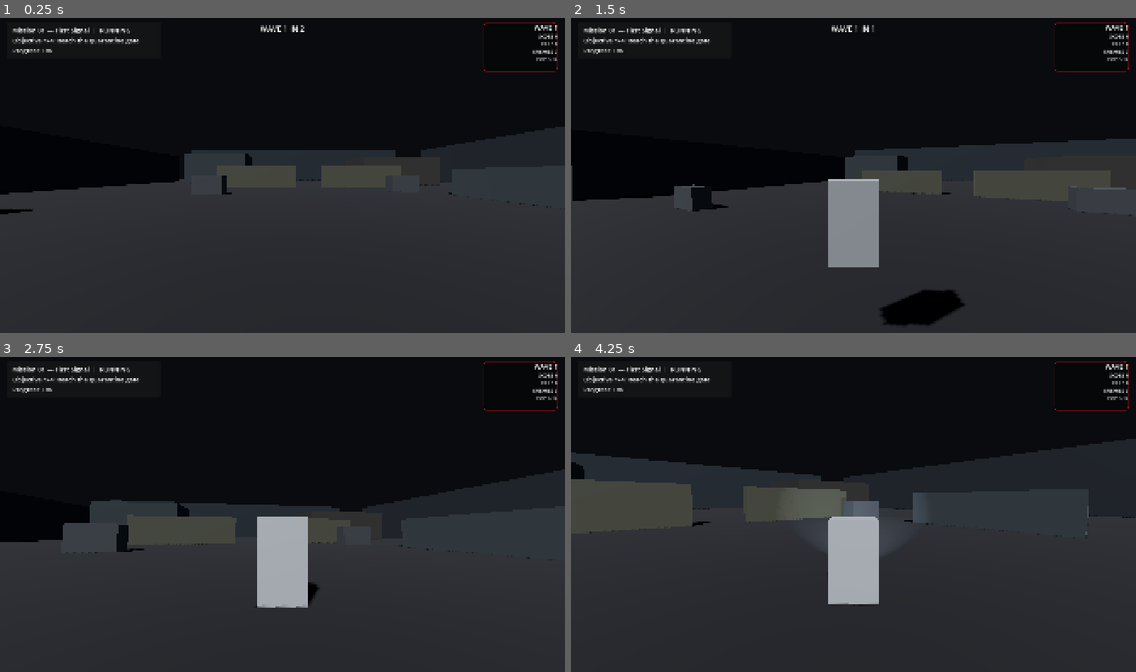
Above: before the commit, frames 1-4 (two rows, left to right).
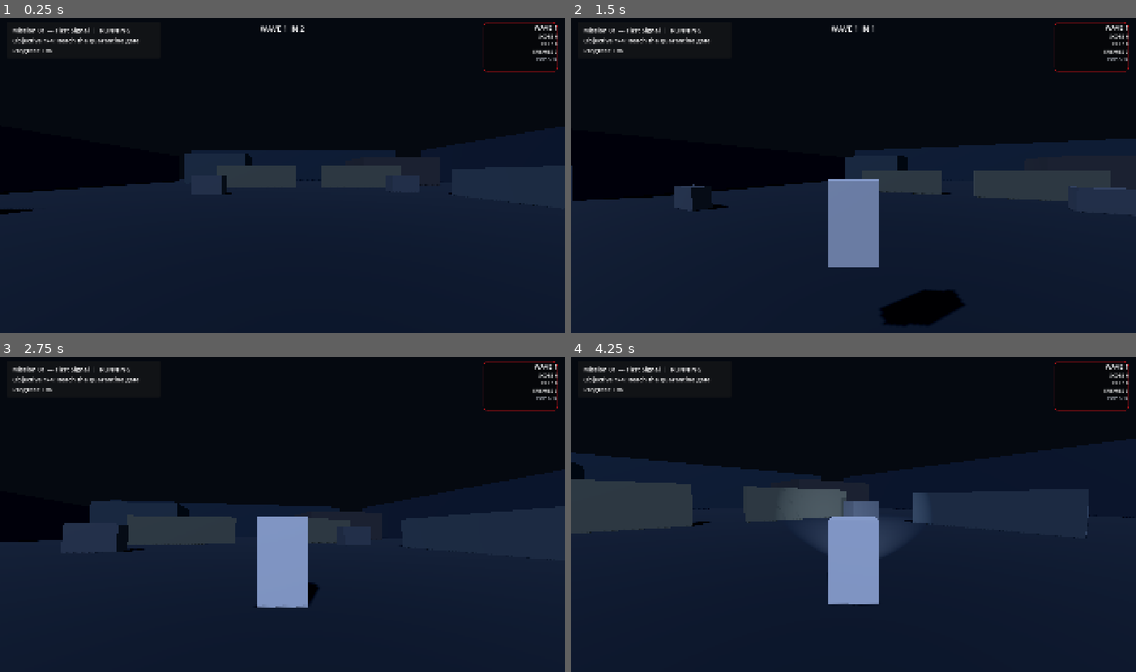
Above: after the commit, the same moments.

Repository: Gh0stDeveloper/NEXORA-DEADFALL
Game: Godot game, scene res://src/main/Main.tscn
Same seed, same stepped clock (60 frames per second), same inputs: the game is played once before the commit and once after it.
Inputs (mouse positions are in pixels of both pictures, inside the frame that each line leads up to):
- Up to frame 1 (0.25 s): no input
- Up to frame 2 (1.5 s): tap Enter at 0.5 s; move the mouse to (881, 172) at 0.52 s; hold W (move_forward) from 0.53 s (still down); tap V (camera_cycle) at 0.6 s; click (881, 172) at 0.67 s; tap Space (jump) at 0.77 s; move the mouse to (825, 175) at 1.27 s; tap C (crouch) at 1.35 s
- Up to frame 3 (2.75 s): keep holding W (move_forward); tap Space (jump) at 1.52 s; move the mouse to (293, 508) at 2.02 s; press the mouse at (293, 508) at 2.03 s
- Up to frame 4 (4.25 s): keep holding W (move_forward); move the mouse to (847, 517) at 2.77 s; release the mouse at (847, 517) at 2.78 s; tap F (flashlight) at 2.85 s; click (847, 517) at 2.92 s; tap Space (jump) at 3.02, 3.77 s; move the mouse to (893, 517) at 3.52 s; hold E (interact) from 3.53 s (still down); tap R (reload) at 4.15 s

The runs differ from the first frame. In frame 1, 45% of the frame differs, in the area x 0-100%, y 51-100%; in frame 2, 43%; in frame 3, 40%; in frame 4, 46%, in the area x 0-100%, y 47-100%.

Commit message:
feat: improve mobile night visibility with moon lighting

Diff:
--- a/src/maps/campaign/OutbreakDistrict.gd
+++ b/src/maps/campaign/OutbreakDistrict.gd
@@ -72,17 +72,25 @@
 	environment_node.name = "WorldEnvironment"
 	var environment := Environment.new()
 	environment.background_mode = Environment.BG_COLOR
-	environment.background_color = Color(0.035, 0.045, 0.055)
+	environment.background_color = Color(0.045, 0.055, 0.075)
 	environment.ambient_light_source = Environment.AMBIENT_SOURCE_COLOR
-	environment.ambient_light_color = Color(0.38, 0.42, 0.48)
-	environment.ambient_light_energy = 0.58
+	environment.ambient_light_color = Color(0.42, 0.47, 0.58)
+	environment.ambient_light_energy = 0.64
+	environment.ambient_light_sky_contribution = 0.0
+	environment.tonemap_exposure = 1.25
+	environment.adjustment_enabled = true
+	environment.adjustment_brightness = 1.10
+	environment.adjustment_contrast = 1.02
 	environment_node.environment = environment
 	add_child(environment_node)
+
 	var moon := DirectionalLight3D.new()
-	moon.name = "DistrictLight"
+	moon.name = "MoonLight"
 	moon.rotation_degrees = Vector3(-48, -32, 0)
-	moon.light_energy = 1.15
+	moon.light_color = Color(0.60, 0.70, 0.92)
+	moon.light_energy = 0.72
 	moon.shadow_enabled = true
+	moon.shadow_blur = 1.35
 	add_child(moon)
 
 func _build_geometry() -> void:
